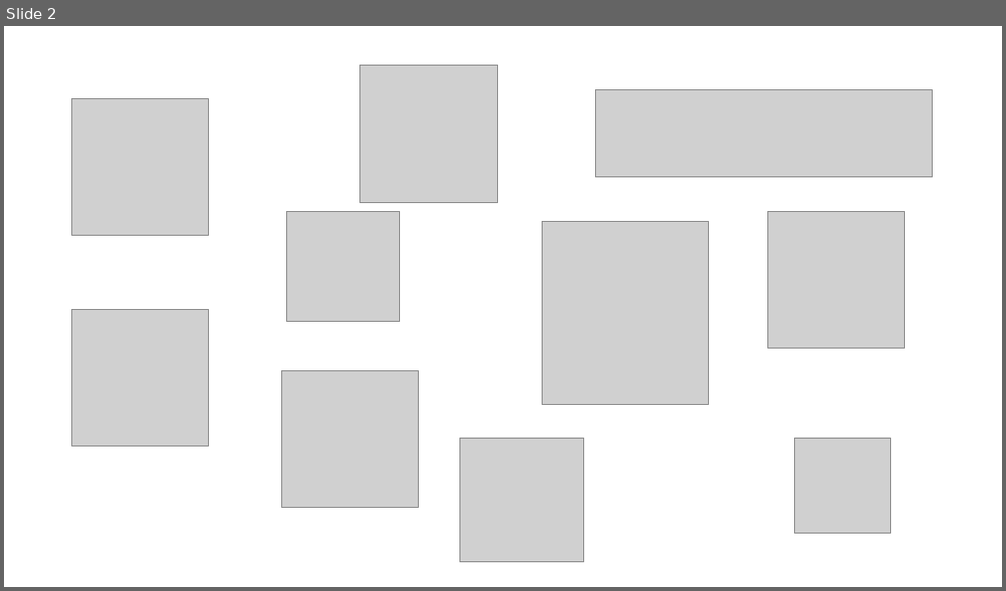
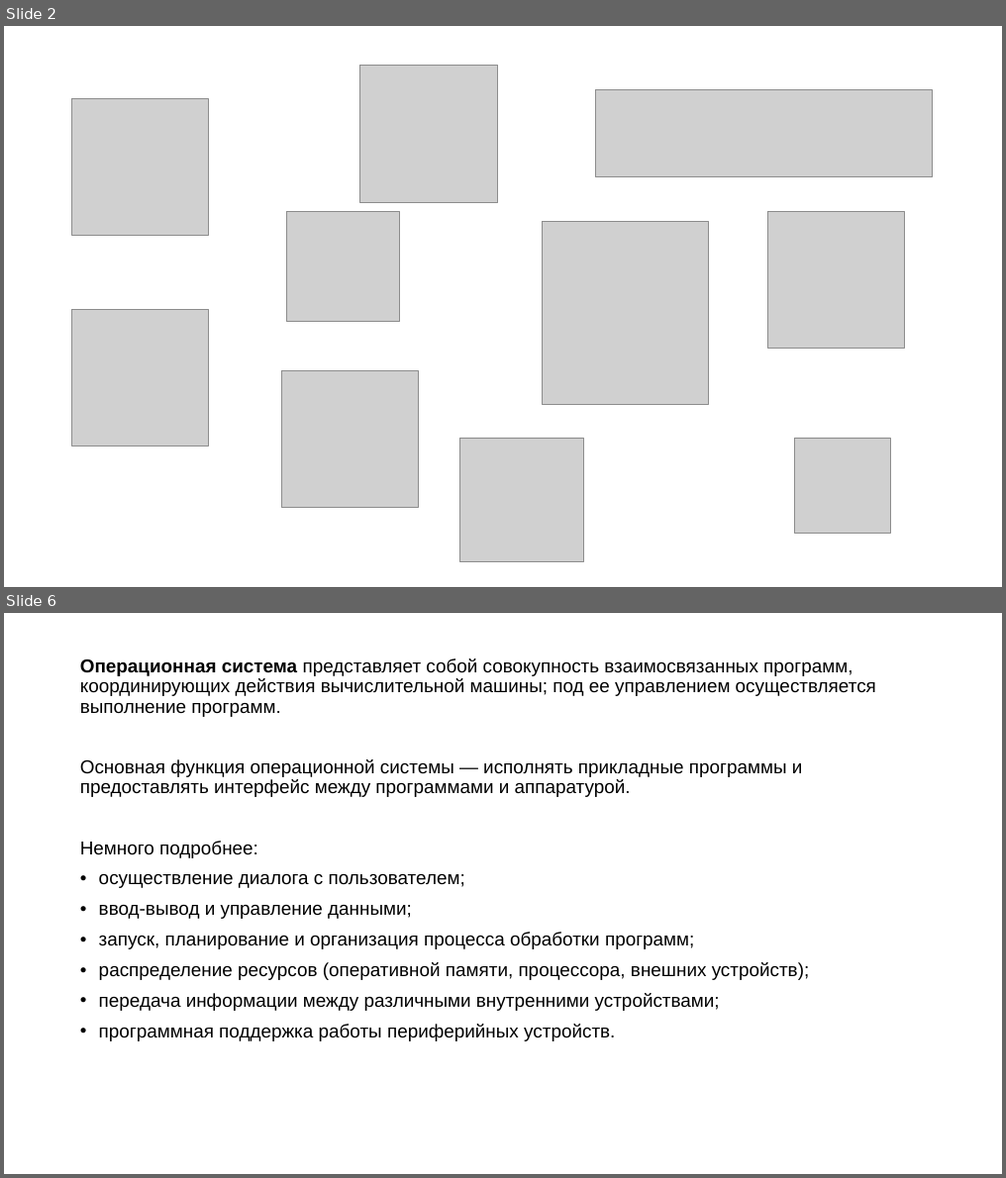
Before and after one commit to Rudeigin/OI, a slide deck: ОИ ОС.pptx. Shown one above the other, each under a label of ours: slide 2 before the commit, slides 2 and 6 after it; the slides between them are not shown. The pictures are 1006x591 and 1006x1178 pixels, drawn with LibreOffice and Linux fonts; fonts in the diff are those of the drawing; grey boxes stand for pictures. Boxes give left, top, right and bottom in pixels: in the first picture for what was removed or moved away, otherwise in the second. Text is boxed around its words. In the diff, an @@ line names an element or a change of style, - is before the commit and + after.

```diff
--- a/ОИ ОС.pptx
+++ b/ОИ ОС.pptx
@@ slide 6 added at [4, 613, 1002, 1174], background #FFFFFF @@
@@ text added at [80, 659, 876, 1042], 18 pt, text #000000 @@
+Операционная система представляет собой совокупность взаимосвязанных программ, координирующих действия вычислительной машины; под ее управлением осуществляется выполнение программ.
+Основная функция операционной системы — исполнять прикладные программы и предоставлять интерфейс между программами и аппаратурой.
+Немного подробнее:
+• осуществление диалога с пользователем;
+• ввод-вывод и управление данными;
+• запуск, планирование и организация процесса обработки программ;
+• распределение ресурсов (оперативной памяти, процессора, внешних устройств);
+• передача информации между различными внутренними устройствами;
+• программная поддержка работы периферийных устройств.
```
Also in this commit, not shown: 14 other slides added, 1 slide removed, 2 other files.
